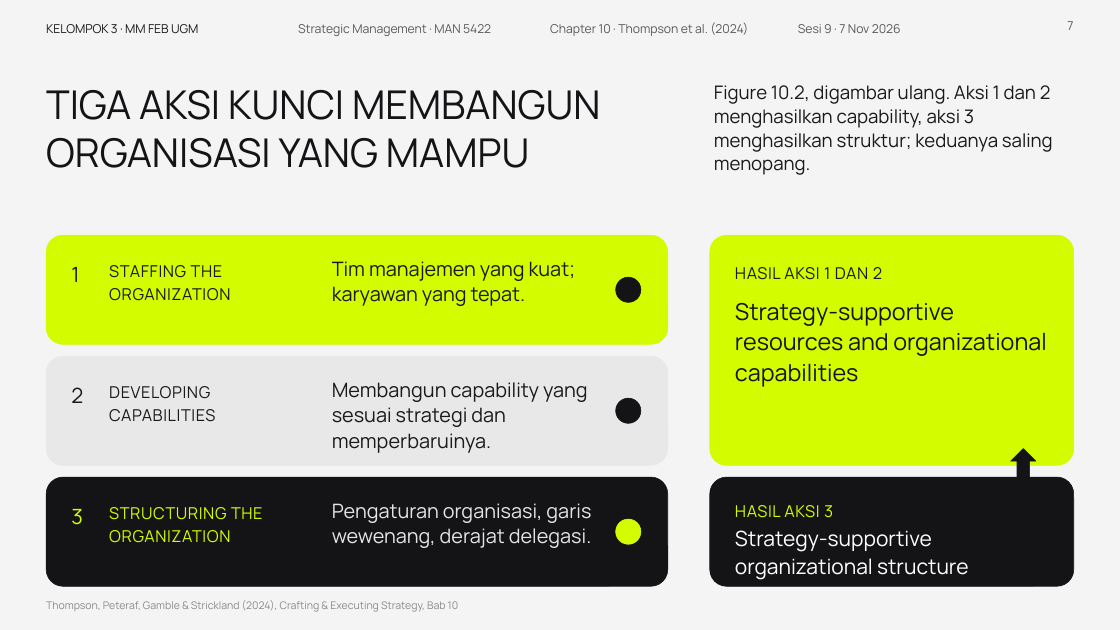
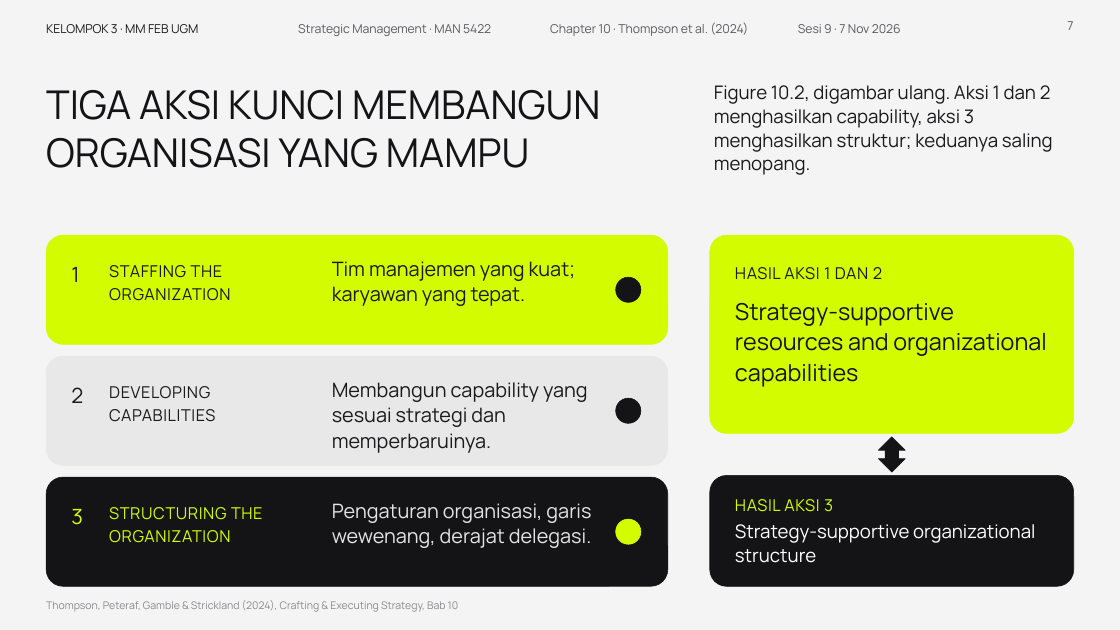
Before and after one commit to aslihabnuri/Dom-Manipulation, a slide deck: slide 7 of presentasi_ch10_kelompok3/SMJKT_Group 3_Aslih_Chapter 10 Strategy Execution.pptx. Drawn at 1120x630 pixels with LibreOffice and Linux fonts; fonts in the diff are those of the drawing; background and template pictures are left out. Boxes give left, top, right and bottom in pixels: in the first picture for what was removed or moved away, otherwise in the second. Text is boxed around its words. In the diff, an @@ line names an element or a change of style, - is before the commit and + after.

```diff
--- a/presentasi_ch10_kelompok3/SMJKT_Group 3_Aslih_Chapter 10 Strategy Execution.pptx
+++ b/presentasi_ch10_kelompok3/SMJKT_Group 3_Aslih_Chapter 10 Strategy Execution.pptx
@@ rounded rectangle at <box>710,235,1074,434</box>: proportions changed @@
@@ rounded rectangle: place and size @@
-rounded rectangle at <box>710,235,1074,465</box>
+rounded rectangle at <box>710,235,1074,434</box>
@@ up down arrow: place and size @@
-up down arrow at <box>1011,449,1036,494</box>
+up down arrow at <box>879,437,906,472</box>
@@ rounded rectangle at <box>710,476,1074,586</box>: proportions changed @@
@@ text "HASIL AKSI 3": place and size @@
-text "HASIL AKSI 3" at <box>735,505,833,518</box>
+text "HASIL AKSI 3" at <box>735,499,833,512</box>
@@ text "Strategy-supportive organizational structure" at <box>735,524,1035,563</box>: size 18 to 16 pt @@
```
Also in this commit, not shown: 4 other slides changed, 1 other file.
